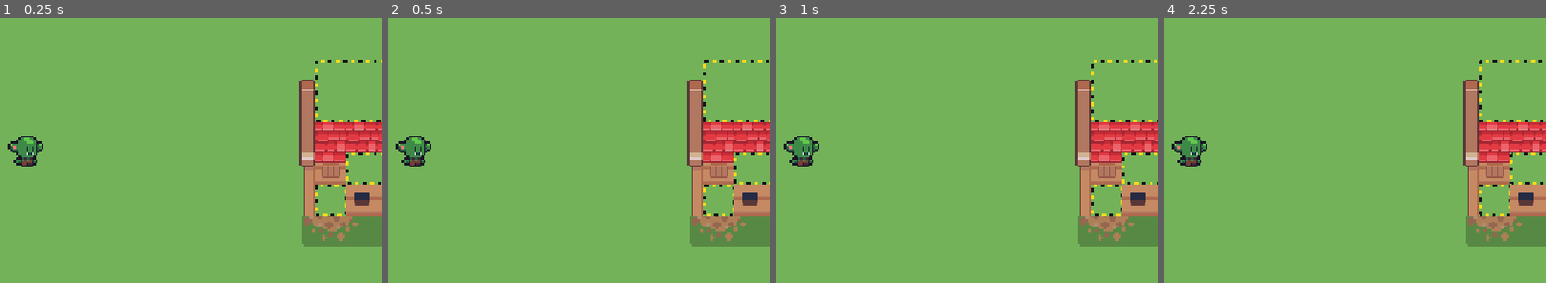
Above: before the commit, frames 1-4 (left to right).
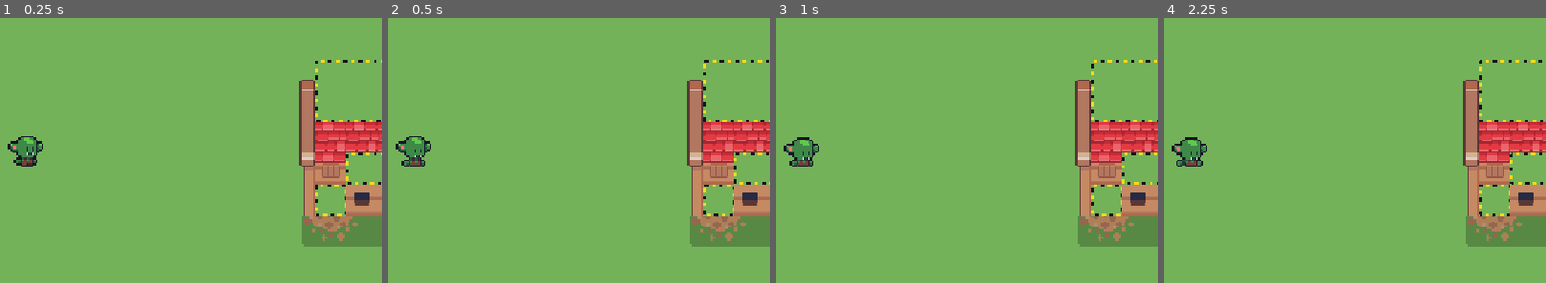
Above: after the commit, the same moments.

Repository: iscdnn/ipad-games
Game: Godot game, scene res://scenes/goblin_fixit/site.tscn
Same seed, same stepped clock (60 frames per second), same inputs: the game is played once before the commit and once after it.
Inputs (mouse positions are % of the whole screen's width and height, from its top left):
- Up to frame 1 (0.25 s): no input
- Up to frame 2 (0.5 s): no input
- Up to frame 3 (1 s): move the mouse to (72, 45) at 0.52 s; click (72, 45) at 0.67 s
- Up to frame 4 (2.25 s): drag from (30, 55) to (45, 70) at 1.27 s; move the mouse to (60, 28) at 2.02 s; click (60, 28) at 2.17 s
The pictures show only the part of the screen within x 3-53%, y 24-74%; the shares and areas given below are measured in that part.

Frame 1 is identical in both runs. In frame 2, 0.2% of the frame differs, in the area x 3-10%, y 48-57%; in frame 3, 0.4%; in frame 4, 0.4%, in the area x 2-12%, y 44-57%.
Error before the commit: Invalid access to property or key 'hframes' on a base object of type 'null instance'. (res://scripts/goblin_fixit/goblin.gd:41)

Commit message:
Goblin animations: idle, do during steps, hammer for nails, jump on complete
Uses Isaac's assets/anim/goblin_frames.tres. Each FixStep has a
goblin_animation export (default "do", nail step "hammer"); the window
emits step_started and the site plays it on the goblin. After the pop-up
closes the goblin jumps once, then returns to idle.

Co-Authored-By: Claude Opus 5.5 <noreply@anthropic.com>
Claude-Session: https://claude.ai/code/session_01B5mcxfJkcvHHXTBgvNKEz7

Diff:
--- a/scenes/goblin_fixit/steps/nail_step.tscn
+++ b/scenes/goblin_fixit/steps/nail_step.tscn
@@ -7,3 +7,4 @@
 anchors_preset = 0
 script = ExtResource("1_55yld")
 title = "Hammer the nails!"
+goblin_animation = &"hammer"
--- a/scripts/goblin_fixit/goblin.gd
+++ b/scripts/goblin_fixit/goblin.gd
@@ -1,51 +1,55 @@
 class_name Goblin
 extends Node2D
-## The goblin builder. Sprite sheet: 4 frames [idle0, idle1, walk0, walk1],
-## drawn facing right, feet at the bottom. A 1-frame sheet skips animation.
+## The goblin builder. AnimatedSprite2D with assets/anim/goblin_frames.tres.
+## Animations used:
+##   idle   - default, loops
+##   walk   - loops while walking
+##   do     - default action, loops while a pop-up step runs
+##   hammer - loops during the nail step
+##   jump   - one-shot cheer (loop off)
 ## walk_to() is unused for now (goblin stands at the screen edge).
 
 @export var speed := 120.0
 
-var _walking := false
-var _anim_t := 0.0
-var _frame_flip := false
+@onready var sprite: AnimatedSprite2D = $AnimatedSprite2D
 
-@onready var sprite: Sprite2D = $Sprite
+
+func _ready() -> void:
+	sprite.play(&"idle")
+
+
+func idle() -> void:
+	sprite.play(&"idle")
+
+
+## Loops an action animation (e.g. "do", "hammer") until idle() or cheer().
+func play_action(anim: StringName) -> void:
+	if sprite.sprite_frames.has_animation(anim):
+		sprite.play(anim)
+	else:
+		push_warning("Goblin: no animation '%s', using do" % anim)
+		sprite.play(&"do")
 
 
 func walk_to(x: float) -> void:
 	var dist := absf(x - position.x)
-	if dist < 4.0:
+	if dist < 1.0:
 		return
-	sprite.flip_h = x < position.x
-	_walking = true
+	face(x)
+	sprite.play(&"walk")
 	var tw := create_tween()
 	tw.tween_property(self, "position:x", x, dist / speed)
 	await tw.finished
-	_walking = false
+	sprite.play(&"idle")
 
 
 func face(x: float) -> void:
 	sprite.flip_h = x < position.x
 
 
+## Plays the jump animation `times` times, then returns to idle.
 func cheer(times := 1) -> void:
 	for i in times:
-		var tw := create_tween()
-		tw.tween_property(sprite, "position:y", -6.0, 0.16).set_ease(Tween.EASE_OUT).set_trans(Tween.TRANS_QUAD)
-		tw.tween_property(sprite, "position:y", 0.0, 0.16).set_ease(Tween.EASE_IN).set_trans(Tween.TRANS_QUAD)
-		await tw.finished
-
-
-func _process(delta: float) -> void:
-	if sprite.hframes < 4:
-		return # single-frame placeholder, no animation
-	_anim_t += delta
-	var period := 0.12 if _walking else 0.5
-	if _anim_t >= period:
-		_anim_t = 0.0
-		_frame_flip = not _frame_flip
-		if _walking:
-			Sfx.play(&"step", 1.0, -10.0)
-	var base := 2 if _walking else 0
-	sprite.frame = base + (1 if _frame_flip else 0)
+		sprite.play(&"jump")
+		await sprite.animation_finished
+	sprite.play(&"idle")
--- a/scripts/goblin_fixit/interaction_window.gd
+++ b/scripts/goblin_fixit/interaction_window.gd
@@ -2,6 +2,8 @@
 extends CanvasLayer
 ## Pop-up that plays a WorkArea's steps one after another.
 ## Usage:  await window.run(area)
+
+signal step_started(step: FixStep)
 
 const PANEL_SIZE := Vector2(1100, 620)
 const TITLE_H := 90.0
@@ -67,6 +69,7 @@
 		step.modulate.a = 0.0
 		_holder.add_child(step)
 		step.begin()
+		step_started.emit(step)
 		_title.text = step.title
 		create_tween().tween_property(step, "modulate:a", 1.0, 0.2)
 		await step.completed
--- a/scripts/goblin_fixit/site.gd
+++ b/scripts/goblin_fixit/site.gd
@@ -28,6 +28,7 @@
 func _ready() -> void:
 	get_viewport().size_changed.connect(_layout)
 	again_button.pressed.connect(_on_again)
+	window.step_started.connect(func(step: FixStep): goblin.play_action(step.goblin_animation))
 	done_label.visible = false
 	again_button.visible = false
 	# building centred on world origin; camera looks at the origin
@@ -63,6 +64,7 @@
 	Sfx.play(&"tap")
 	building.clear_highlights()
 	await window.run(area, ui_art_scale)
+	goblin.idle()
 	area.complete()
 	Sfx.play(&"area_done")
 	await goblin.cheer()
--- a/scripts/goblin_fixit/steps/fix_step.gd
+++ b/scripts/goblin_fixit/steps/fix_step.gd
@@ -9,6 +9,8 @@
 signal completed
 
 @export var title := "Fix it!"
+## Goblin animation that loops while this step is open.
+@export var goblin_animation := &"do"
 @export var board_texture: Texture2D = preload("res://assets/sprites/board.png")
 ## Pixel width of board_texture that remains after the cut (the rest is offcut).
 @export var board_keep_px := 120
Not shown, changed: CLAUDE.md
